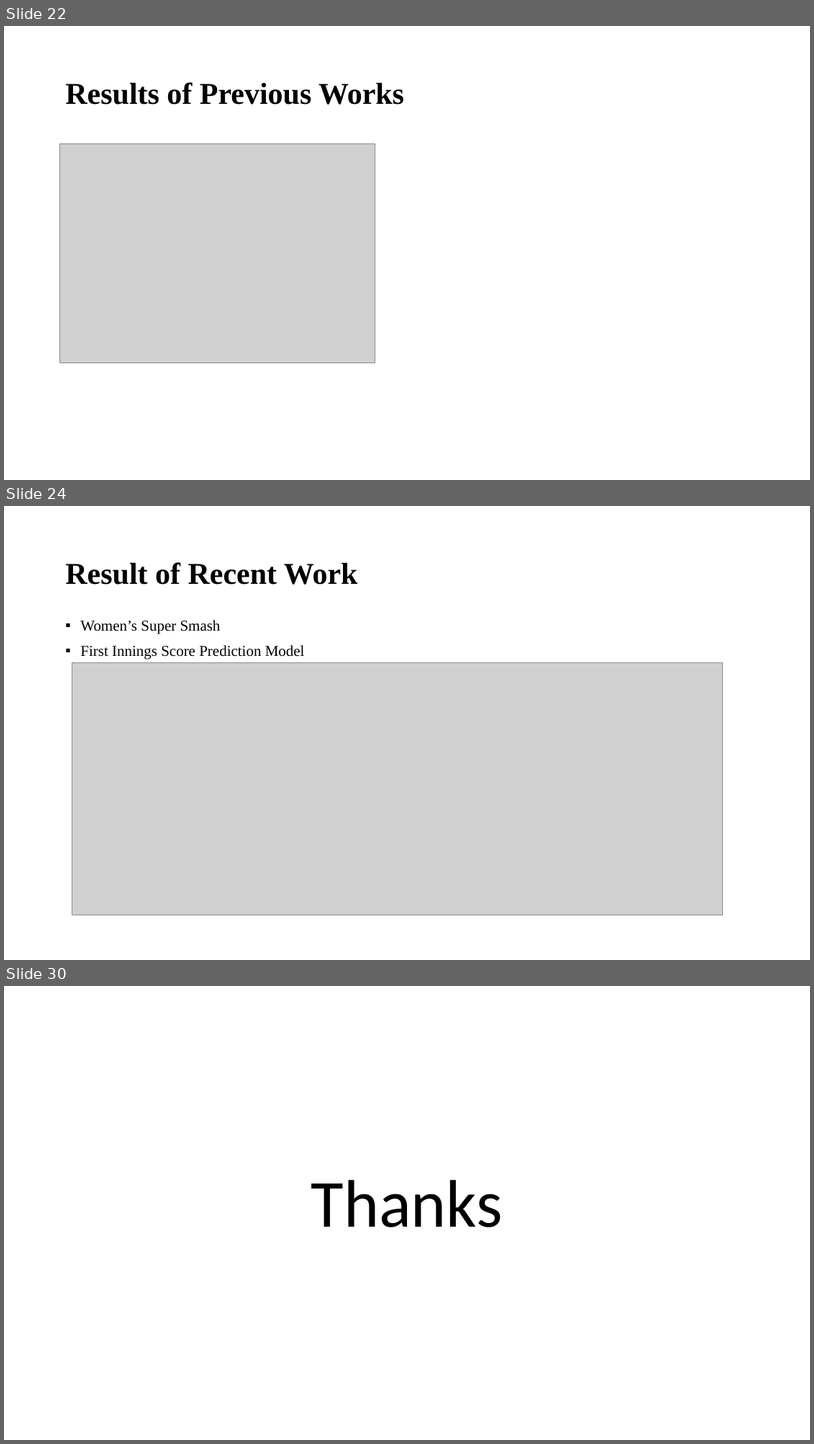
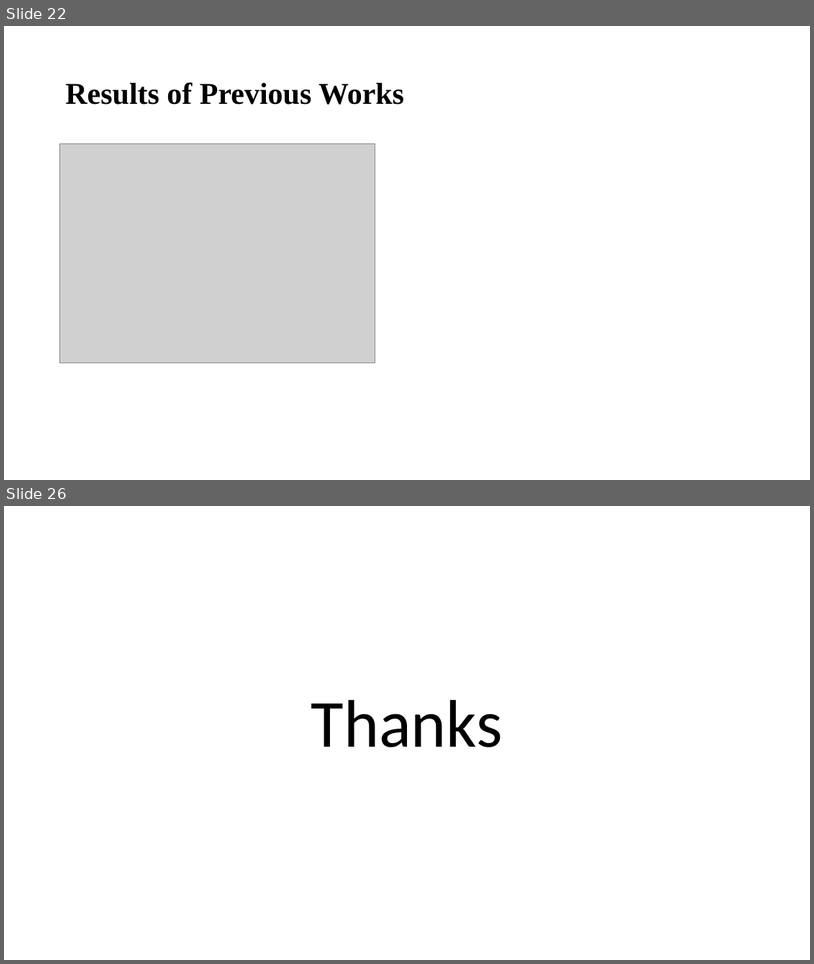
Before and after one commit to Gigawashudas/CSE499, a slide deck: 499B-First-Presentation.pptx. Shown one above the other, each under a label of ours: slides 22, 24 and 30 before the commit, slides 22 and 26 after it; the slides between them are not shown. The pictures are 814x1444 and 814x964 pixels, drawn with LibreOffice and Linux fonts; fonts in the diff are those of the drawing; grey boxes stand for pictures. Boxes give left, top, right and bottom in pixels: in the first picture for what was removed or moved away, otherwise in the second. Text is boxed around its words. In the diff, an @@ line names an element or a change of style, - is before the commit and + after.

```diff
--- a/499B-First-Presentation.pptx
+++ b/499B-First-Presentation.pptx
@@ slide 24 removed at (4, 506, 810, 960), background #FFFFFF @@
@@ title removed at (65, 562, 358, 584) @@
-Result of Recent Work
@@ text removed at (80, 620, 305, 659) @@
-▪ Women’s Super Smash
-▪ First Innings Score Prediction Model
@@ picture removed at (72, 663, 723, 915) @@
@@ what was slide 30 is now slide 26 @@
```
Also in this commit, not shown: 4 slides changed, 3 other slides removed.
